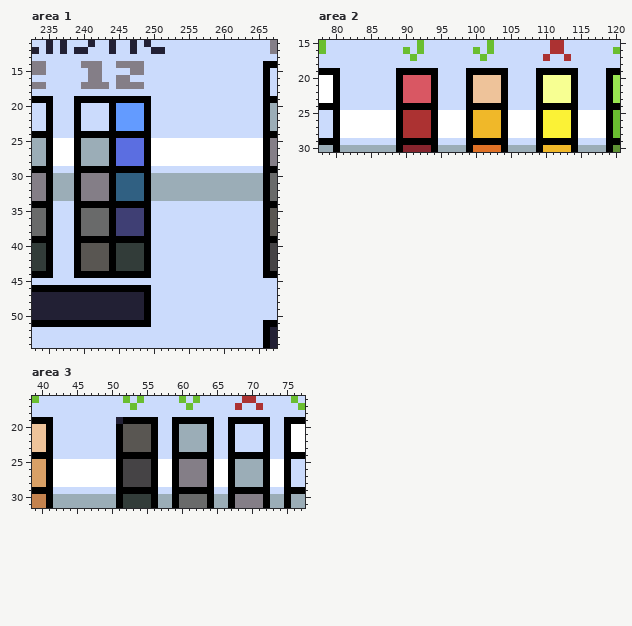
One commit to this pixel-art file: objects/WIP/G 38 Periodic Table [gather palette] [1px].aseprite. That is the earlier state.
377x64 pixels, 1 frame. Shown: area 1: x 233..267, y 11..54; area 2: x 78..120, y 15..30; area 3: x 39..77, y 16..31. The commit also changed other parts of the picture, which this record leaves out.
New version:
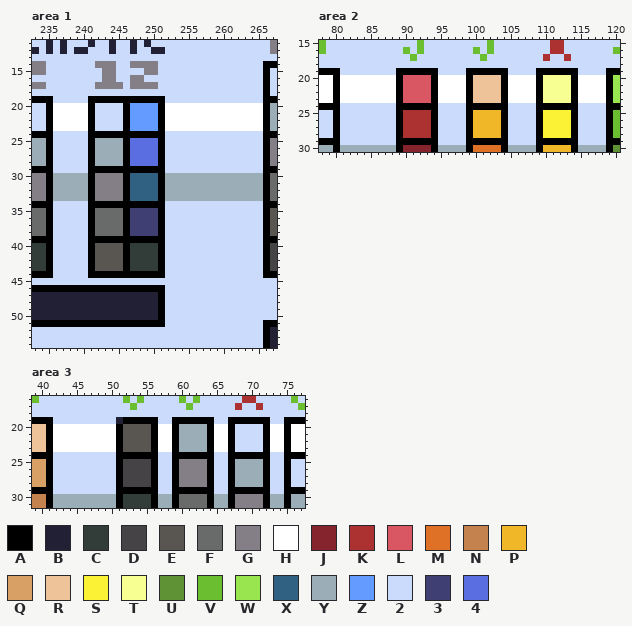
Palette (. is transparent): A #000000  B #222034  C #323c39  D #454345  E #595652  F #696a6a  G #847e87  H #ffffff  J #86242d  K #ac3232  L #d95763  M #df7126  N #c4824e  P #f0b829  Q #d9a066  R #eec39a  S #fbf236  T #f7ff92  U #5f9234  V #6abe30  W #99e550  X #306082  Y #9badb7  Z #639bff  2 #cbdbfc  3 #3f3f74  4 #5b6ee1
Diff:
Changed rows in their new state; - is an unchanged pixel.
Area 1, layer "Layer 1 #2":
first column x 236:
14 ----22-GG22--GG---------------
15 -----22GG--22GG---------------
16 -----22GG22GG-----------------
17 ----22--G-2--GG---------------
19 ---22---------AA--------------
20 HHHHHA--22A--ZZAHHHHHHHHHHHHHH
21 HHHHHA--22A--ZZAHHHHHHHHHHHHHH
22 HHHHHA--22A--ZZAHHHHHHHHHHHHHH
23 HHHHHA--22A--ZZAHHHHHHHHHHHHHH
24 ---22---------AA--------------
25 22222A--YYA--44A22222222222222
26 22222A--YYA--44A22222222222222
27 22222A--YYA--44A22222222222222
28 22222A--YYA--44A22222222222222
29 ---22---------AA--------------
30 ---YYA--GGA--XXA--------------
31 ---YYA--GGA--XXA--------------
32 ---YYA--GGA--XXA--------------
33 ---YYA--GGA--XXA--------------
34 ---22---------AA--------------
35 ---22A--FFA--33A--------------
36 ---22A--FFA--33A--------------
37 ---22A--FFA--33A--------------
38 ---22A--FFA--33A--------------
39 ---22---------AA--------------
40 ---22A--EEA--CCA--------------
41 ---22A--EEA--CCA--------------
42 ---22A--EEA--CCA--------------
43 ---22A--EEA--CCA--------------
44 ---22---------AA--------------
46 --------------AA--------------
47 -------------BBA--------------
48 -------------BBA--------------
49 -------------BBA--------------
50 -------------BBA--------------
51 --------------AA--------------
Area 2, layer "Layer 1 #2":
first column x 81:
20 HHHHHHHH------HHHH------HHHH------HHHH
21 HHHHHHHH------HHHH------HHHH------HHHH
22 HHHHHHHH------HHHH------HHHH------HHHH
23 HHHHHHHH------HHHH------HHHH------HHHH
25 22222222------2222------2222------2222
26 22222222------2222------2222------2222
27 22222222------2222------2222------2222
28 22222222------2222------2222------2222
Area 3, layer "Layer 1 #2":
first column x 42:
20 HHHHHHHHH------HH------HH------HH
21 HHHHHHHHH------HH------HH------HH
22 HHHHHHHHH------HH------HH------HH
23 HHHHHHHHH------HH------HH------HH
25 222222222------22------22------22
26 222222222------22------22------22
27 222222222------22------22------22
28 222222222------22------22------22
